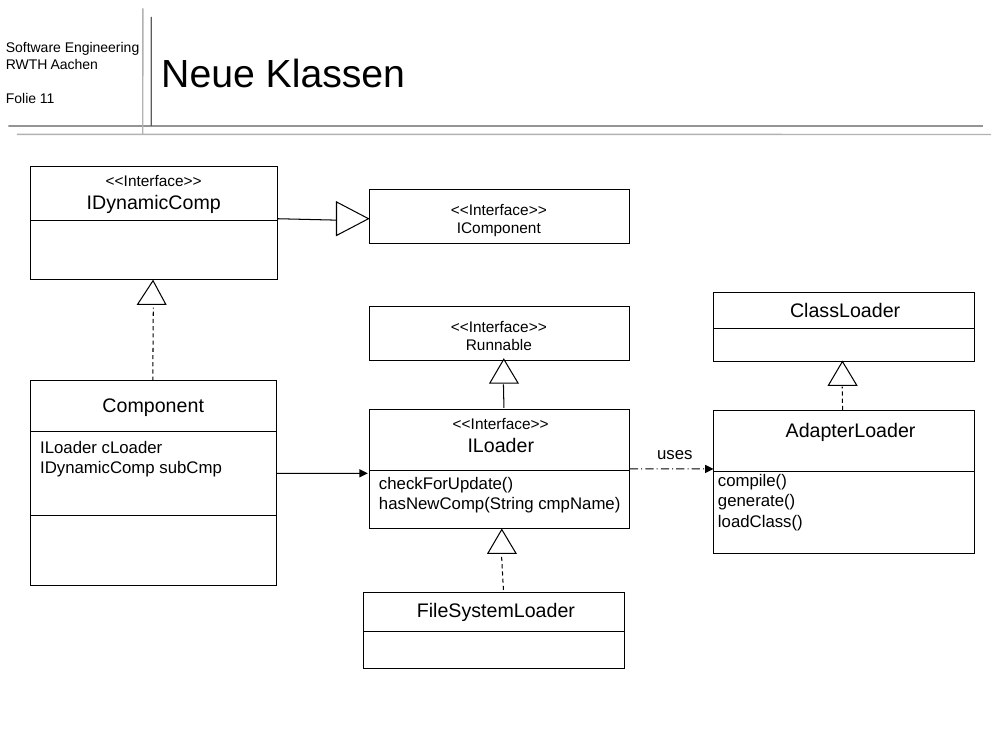
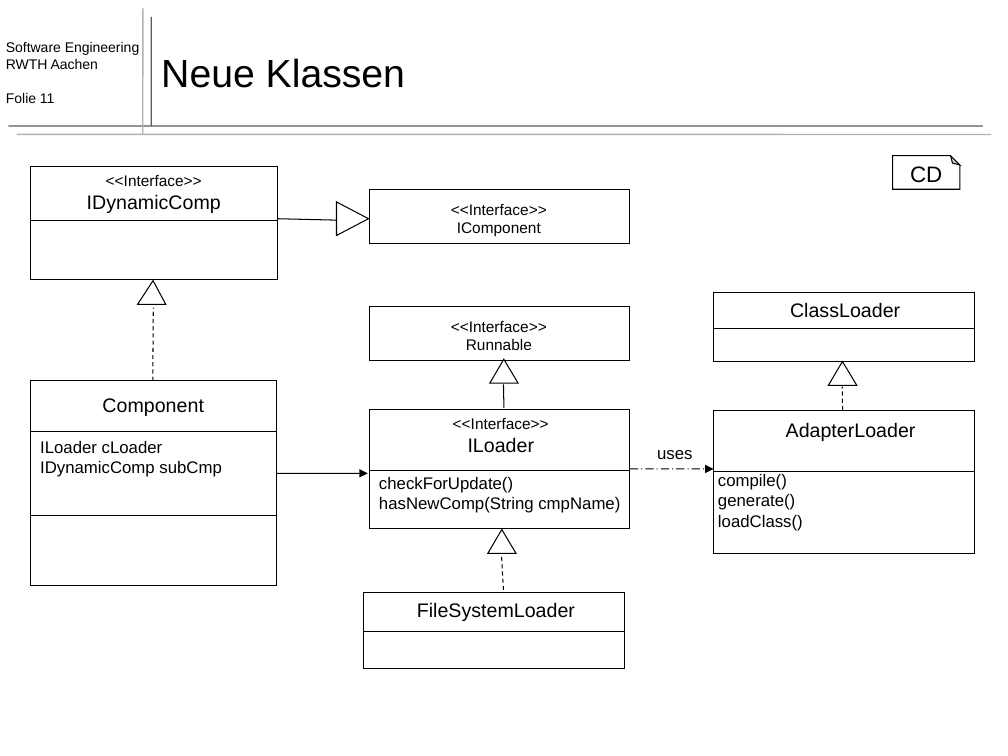
Before and after one commit to MontiCore/montiarc, a slide deck: slide 11 of ComponentInstatiation.ppt. Drawn at 1008x756 pixels with LibreOffice and Linux fonts; fonts in the diff are those of the drawing. Boxes give left, top, right and bottom in pixels: in the first picture for what was removed or moved away, otherwise in the second. Text is boxed around its words. In the diff, an @@ line names an element or a change of style, - is before the commit and + after.

```diff
--- a/ComponentInstatiation.ppt
+++ b/ComponentInstatiation.ppt
@@ folded corner added at <box>893,156,961,190</box>, fill #FFFFFF, outline #000000 0.74 pt, 16 pt, text #000000 @@
+CD
```
Also in this commit, not shown: 2 other slides changed, 14 other files.
